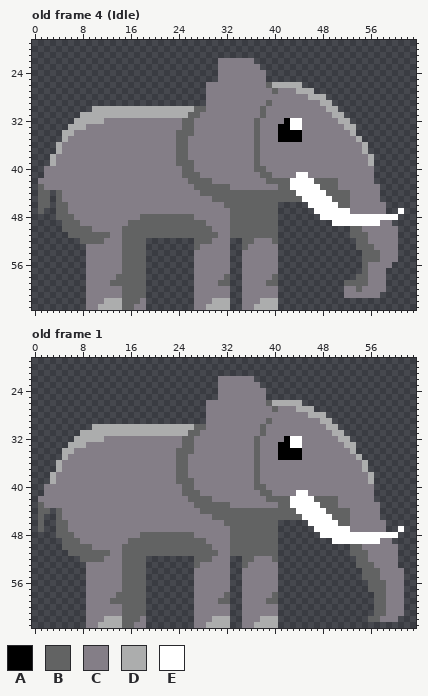
Two states of a pixel-art file, ElephantHyenaAndKare/Assets/Assets/Elephant.aseprite. The first picture shows the starting point.
64x64 pixels, 32 frames. Shown: old frame 4 (Idle): x 0..63, y 19..63; old frame 1: x 0..63, y 19..63. The commit also changed other frames, which this record leaves out.
Visible layers, top first: "Layer 1", "Layer 2".
Palette (. is transparent): A #000000  B #626363  C #847e87  D #acadad  E #ffffff
Pixels before, old frame 4 (Idle) (only the part around the change), first column x 0:
19 ................................................................
20 ................................................................
21 ................................................................
22 ...............................CCCCCC...........................
23 ...............................CCCCCCC..........................
24 ...............................CCCCCCCC.........................
25 ...............................CCCCCCCC.........................
26 .............................CCCCCCCCCCBDDDDD...................
27 .............................CCCCCCCCCCCBCCCDDD.................
28 .............................CCCCCCCCCCCCCCCCCDDD...............
29 .............................CCCCCCCCCCBCCCCCCCCDD..............
30 ..........DDDDDDDDDDDDDDDDDBBCCCCCCCCCBCCCCCCCCCCDD.............
31 ........DDDDDDDDDDDDDDDDDDBBCCCCCCCCCCBCCCCCCCCCCCDD............
32 .......DDDDDCCCCCCCCCCCCCBBCCCCCCCCCCBCCCCAEECCCCCCDD...........
33 ......DDDCCCCCCCCCCCCCCCCBBCCCCCCCCCCBCCCAAEECCCCCCCDD..........
34 .....DDCCCCCCCCCCCCCCCCCBBBCCCCCCCCCCBCCCAAAACCCCCCCCD..........
35 .....DCCCCCCCCCCCCCCCCCCBBCCCCCCCCCCCBCCCAAAACCCCCCCCCD.........
36 ....DCCCCCCCCCCCCCCCCCCCBBCCCCCCCCCCCBCCCCCCCCCCCCCCCCCD........
37 ....DCCCCCCCCCCCCCCCCCCCBBCCCCCCCCCCCBCCCCCCCCCCCCCCCCCD........
38 ...DCCCCCCCCCCCCCCCCCCCCBBCCCCCCCCCCCBCCCCCCCCCCCCCCCCCCD.......
39 ...DCCCCCCCCCCCCCCCCCCCCBBBCCCCCCCCCCBCCCCCCCCCCCCCCCCCCD.......
40 ..CCCCCCCCCCCCCCCCCCCCCCCBBCCCCCCCCCCBBCCCCCCCCCCCCCCCCCC.......
41 ..CCCCCCCCCCCCCCCCCCCCCCCBBBCCCCCCCCCCBBCCCCEECCCCCCCCCCC.......
42 .CCCCCCCCCCCCCCCCCCCCCCCCCBBBBCCCCCCCCCBBBBEEEEBBBBCCCCCC.......
43 .BCCCCCCCCCCCCCCCCCCCCCCCCCBBBBBBCCCCCCCCBBEEEEEBBBCCCCCCC......
44 .BB.BCCCCCCCCCCCCCCCCCCCCCCCBBBBBBBBBBBBBBBBEEEEEBBBBCCCCC......
45 .BB.BCCCCCCCCCCCCCCCCCCCCCCCCCBBBBBBBBBBBBBBBEEEEEBBBCCCCC......
46 .BB.BBCCCCCCCCCCCCCCCCCCCCCCCCCCBBBBBBBBB.....EEEEEBBCCCCCC.....
47 .B..BBCCCCCCCCCCCCCCCCCCCCCCCCCCCBBBBBBBB......EEEEEECCCCCC..E..
48 ....BBBCCCCCCCCCCCBBBBBBBBBCCCCCCBBBBBBBB.......EEEEEEEEEEEEE...
49 .....BBBCCCCCCCCBBBBBBBBBBBBBCCCCBBBBBBBB.........EEEEEEEECC....
50 .....BBBBBCCCCCBBBBBBBBBBBBBBBCCCBBBBBBBB............BBCCCCCC...
51 ......BBBBBBBCCBBBBBBBBBBBBBBBBCCBBBBBBBB............BBBCCCCC...
52 ........BBBBCCCBBBB........BBBCCC..BBCCCB.............BBCCCCC...
53 .........CCCCCCBBBB........BCCCCC..BCCCCC.............BBBCCCC...
54 .........CCCCCCBBBB........CCCCCC..CCCCCC..............BBBCCC...
55 .........CCCCCCBBBB........CCCCCC..CCCCCC..............BBBCCC...
56 .........CCCCCCBBBB........CCCCCC..CCCCCC..............BCCCC....
57 .........CCCCCCBBBB........CCCCCC..CCCCCC..............BCCC.....
58 .........CCCCCBBBBB........CCCCCB..CCCCCB.............BBCCC.....
59 .........CCCCBBBBBB........CCCCBB..CCCCBB...........BBBBCCC.....
60 .........CCCCCCBBBB........CCCCCC..CCCCCC...........CCBCCCC.....
61 .........CCCCCCBBBB........CCCCCC..CCCCCC...........CCCCCC......
62 .........CCCDDDBBBC........CCCDDD..CCCDDD.......................
63 .........CCDDDDBBCC........CCDDDD..CCDDDD.......................
Pixels before, old frame 1 (only the part around the change), first column x 38:
37 CCCCCCCCCCCCCCCCCD........
38 CCCCCCCCCCCCCCCCCCD.......
39 CCCCCCCCCCCCCCCCCCD.......
40 BCCCCCCCCCCCCCCCCCC.......
41 BBCCCCEECCCCCCCCCCC.......
42 CBBBBEEEEBBBBCCCCCC.......
43 CCCBBEEEEEBBBCCCCCCC......
44 BBBBBBEEEEEBBBBCCCCC......
45 BBBBBBBEEEEEBBBCCCCC......
46 BBB.....EEEEEBBCCCCCC.....
47 BBB......EEEEEECCCCCC..E..
48 BBB.......EEEEEEEEEEEEE...
49 BBB.........EEEEEEEECC....
50 BBB............BBCCCCCC...
51 BBB............BBBCCCCC...
52 CCB.............BBCCCCC...
53 CCC.............BBBCCCC...
54 CCC..............BBBCCCC..
55 CCC..............BBBCCCC..
56 CCC...............BBBCCC..
57 CCC...............BBBCCC..
58 CCB................BBCCC..
59 CBB................BBCCC..
60 CCC................BBCCC..
61 CCC................BBCCC..
62 DDD...............BBCCC...
63 DDD.......................
New version:
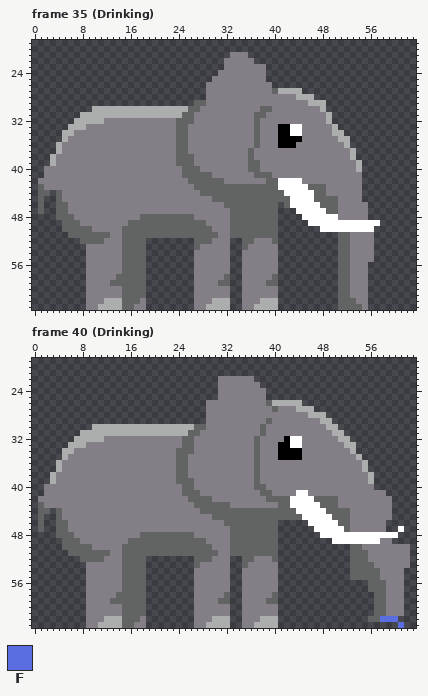
Colours new in this view: F #5b6ee1
A new or re-ordered frame is compared with the old frame closest to it.
What changed:
frames 32 -> 51
Frame 35 (Drinking) is new; against old frame 4 (Idle), layer "Layer 1":
y 21: x 33..35 ... -> CCC
y 22: x 31 C -> .
y 23: x 31 C -> .; x 38 . -> C
y 25: x 30 . -> C
y 26: x 39..44 BDDDDD -> C.....
y 27: x 41..43 CCC -> DDD; x 45..46 DD -> ..
y 28: x 44..45 CC -> DD; x 47..48 DD -> ..
y 29: x 27..28 .. -> BB; x 39 B -> C; x 46..47 CC -> DD; x 49 D -> .
y 30: x 26 D -> B; x 28 B -> C; x 39 C -> B; x 48..50 CDD -> D..
y 31: x 25 D -> B; x 27 B -> C; x 37 C -> B; x 49..51 CDD -> D..
y 32: x 24 C -> B; x 42..44 AEE -> CCC; x 49..52 CCDD -> D...
y 33: x 24 C -> B; x 26 B -> C; x 50..53 CCDD -> D...
y 34: x 26 B -> C; x 43..44 AA -> EE; x 50..53 CCCD -> DD..
y 35: x 51..54 CCCD -> DD..
y 36: x 41..43 CCC -> AAA; x 52..55 CCCD -> D...
y 37: x 36..37 CB -> BC; x 53..55 CCD -> D..
y 38: x 26 C -> B; x 36..37 CB -> BC; x 53..56 CCCD -> D...
y 39: x 36 C -> B; x 54..56 CCD -> D..
y 40: x 27 C -> B; x 36 C -> B; x 38 B -> C; x 54..56 CCC -> D..
y 41: x 28..29 CC -> BB; x 37 C -> B; x 44..45 EE -> CC; x 55..56 CC -> ..
y 42: x 30..31 CC -> BB; x 41..42 BB -> EE; x 45..50 EEBBBB -> CCCCCC; x 55..56 CC -> ..
y 43: x 33..42 CCCCCCCCBB -> BBBBBBBBEE; x 46..47 EE -> BB; x 49..50 BB -> CC; x 55..57 CCC -> ...
y 44: x 42..43 BB -> EE; x 47..52 EEBBBB -> BBCCCC; x 55..57 CCC -> ...
y 45: x 2 B -> .; x 43..44 BB -> EE; x 47..49 EEE -> BBB; x 51..52 BB -> CC; x 55..57 CCC -> ...
y 46: x 2 B -> .; x 42..45 .... -> BEEE; x 48..52 EEEBB -> BBBCC; x 56..58 CCC -> ...
y 47: x 44..46 ... -> EEE; x 49..52 EEEE -> BBCC; x 56..58 CCC -> ...; x 61 E -> .
y 48: x 45..47 ... -> EEE; x 51..60 EEEEEEEEEE -> CCCCC.....
y 49: x 46..49 .... -> EEEE; x 58..59 CC -> ..
y 50: x 48..60 .....BBCCCCCC -> EEEEEEEEE....
y 51: x 51..55 ..BBB -> BBCCC; x 57..60 CCCC -> ....
y 52: x 51..55 ...BB -> BBCCC; x 57..60 CCCC -> ....
y 53: x 51..60 ...BBBCCCC -> BBCCCC....
y 54..55: x 51..60 ....BBBCCC -> BBCCCC....
y 56: x 51..59 ....BCCCC -> BBCCC....
y 57: x 51..58 ....BCCC -> BBCCC...
y 58: x 51..58 ...BBCCC -> BBCCC...
y 59: x 51 . -> B; x 53..58 BBBCCC -> CCC...
y 60: x 51..52 .C -> BB; x 54 B -> C; x 56..58 CCC -> ...
y 61: x 51..52 .C -> BB; x 56..57 CC -> ..
y 62: x 51..55 ..... -> BBBCC
y 63: x 51..55 ..... -> BBBBC
Frame 40 (Drinking) is new; against old frame 1, layer "Layer 1":
y 41: x 57..58 .. -> CC
y 42: x 57..59 ... -> CCC
y 43..45: x 58..59 .. -> CC
y 47: x 52 E -> B
y 50..51: x 61..62 .. -> CC
y 52..53: x 53 . -> B; x 61..62 .. -> CC
y 54..55: x 53..54 .. -> BB
y 62: x 58..60 CCC -> FFF
y 63: x 61 . -> F
